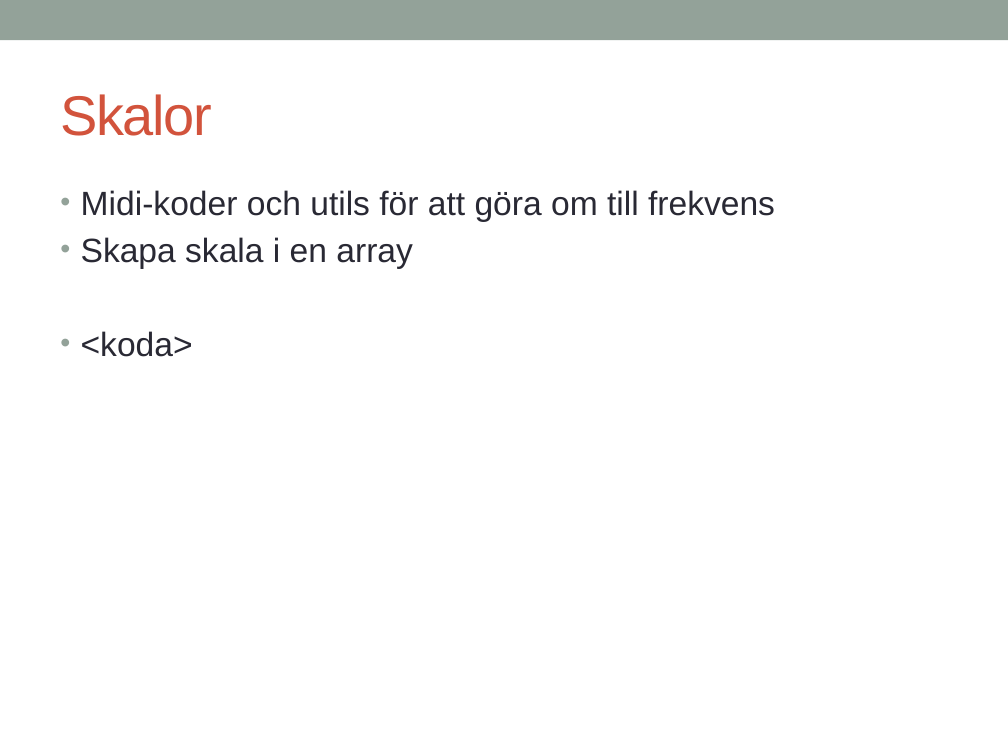
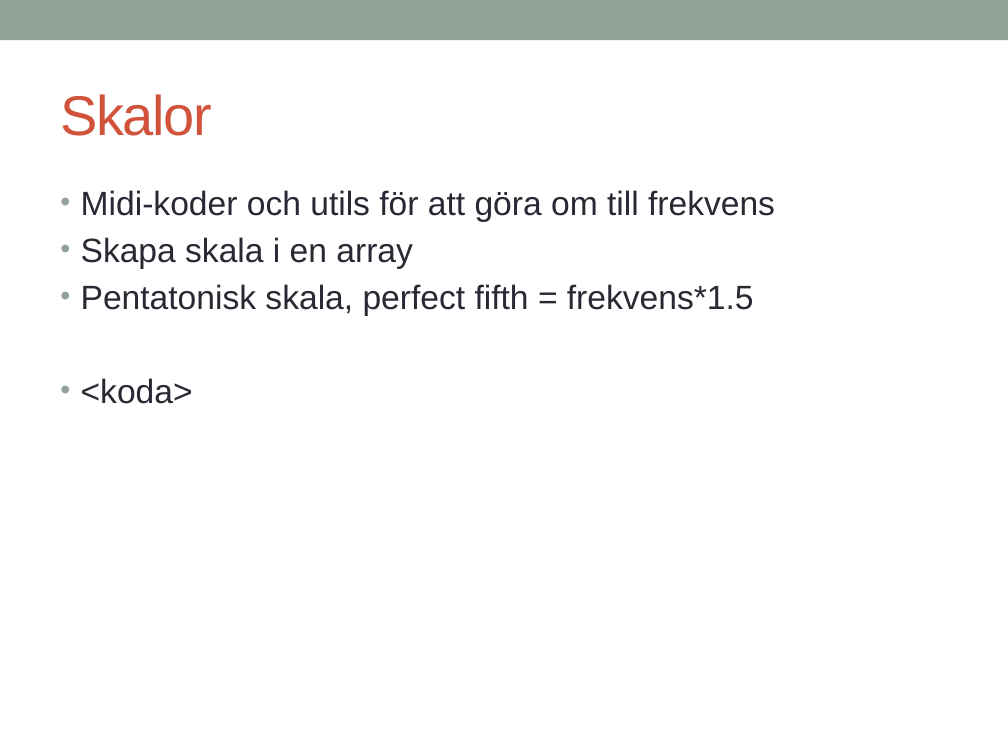
Before and after one commit to melke/makinmusic, a slide deck: slide 8 of chuck.pptx (slide 9 before the commit). Drawn at 1008x756 pixels with LibreOffice and Linux fonts; fonts in the diff are those of the drawing. Boxes give left, top, right and bottom in pixels: in the first picture for what was removed or moved away, otherwise in the second. Text is boxed around its words. In the diff, an @@ line names an element or a change of style, - is before the commit and + after.

```diff
--- a/chuck.pptx
+++ b/chuck.pptx
@@ text at bbox=[81, 284, 754, 316]: paragraph added @@
+• Pentatonisk skala, perfect fifth = frekvens*1.5
```
Also in this commit, not shown: 1 other slide changed, 1 slide added, 15 other files.
